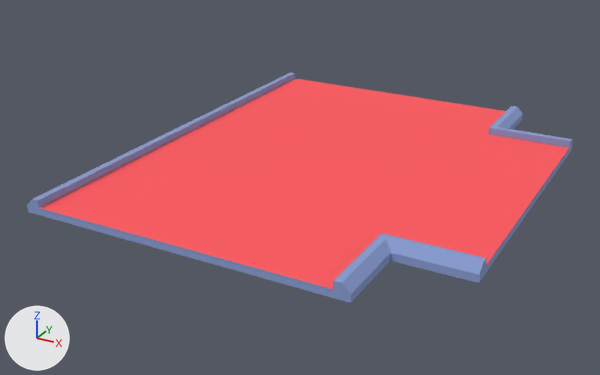
Two versions of the glTF model assets/models/tile-fork.glb, one commit apart.
One viewpoint serves both versions: a 50 mm camera at (5.02, -32.3, 10.99) aimed at (-7.79, -9.02, -0.65). Every picture has the same lights, and +X, +Y and +Z are marked at lower left. The picture after the commit comes second. Where no turn or scale is listed for an object, it has been applied to the vertices. Vertices at exactly the same position are counted once.

The scene before the commit, as lines of its bpy script (objects in view):
```python
me_tile_fork = bpy.data.meshes.new('tile-fork')
me_tile_fork.from_pydata(...)  # 40 vertices, 76 faces; spans x -5.5..8.0, y -8.0..8.0, z 0.0..0.5
# faces by material slot: [70, 6]
me_tile_fork.materials.append(mat_base)  # blue #8a9dd0
me_tile_fork.materials.append(mat_red)  # red #ff595f
ob_tile_fork = bpy.data.objects.new('tile-fork', me_tile_fork)
ob_tile_fork.location = (-8.0, -8.0, 0.0)
```
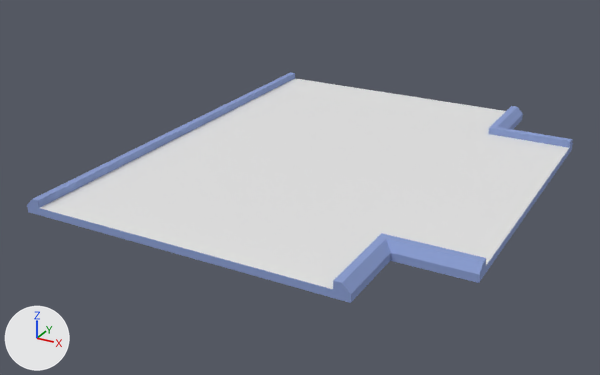
Changed parts and their boxes [x1, y1, x2, y2] in the pictures (600 x 375 px):
part 1 of me_tile_fork, recoloured (red to white)
    both: [40, 78, 569, 289]

Diff of the bpy script that builds the scene:
```diff
--- a/assets/models/tile-fork.glb.py
+++ b/assets/models/tile-fork.glb.py
@@ mat_white @@
+mat_white = principled_material('_white')
+mat_white.base_color = (0.8, 0.8, 0.8)  # white #e7e7e7
@@ me_tile_fork @@
 me_tile_fork.from_pydata(...)  # 40 vertices, 76 faces; spans x -5.5..8.0, y -8.0..8.0, z 0.0..0.5
 # used by ob_tile_fork; location = (-8.0, -8.0, 0.0)
+# me_tile_fork part 1: all 6 faces that had it switch from mat_red (red #ff595f) to mat_white (white #e7e7e7)
 me_tile_fork.materials.append(mat_base)
```
